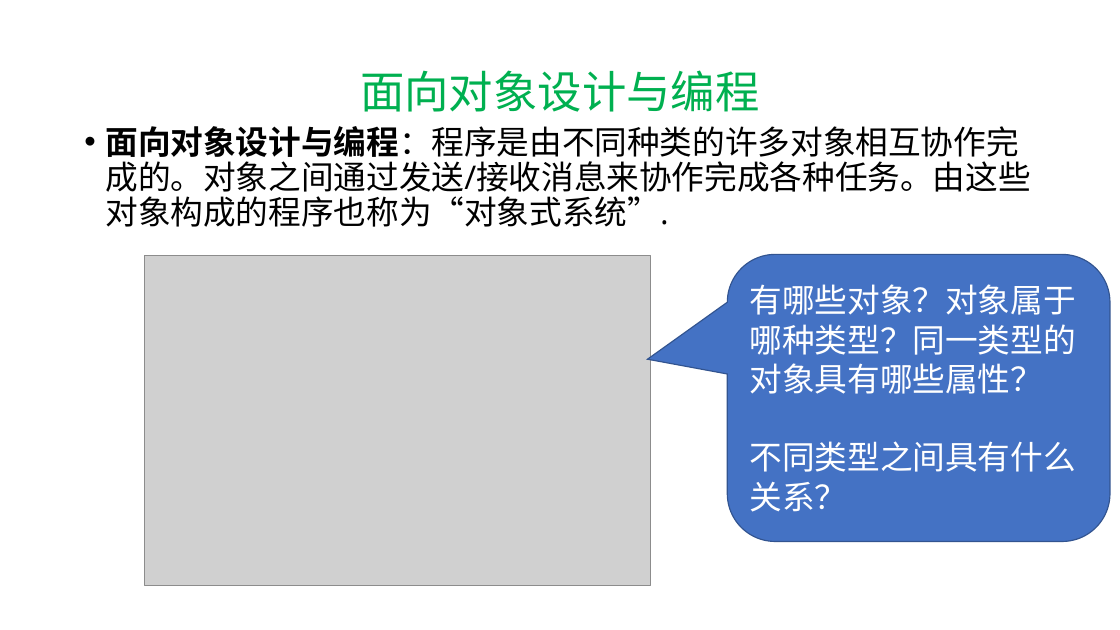
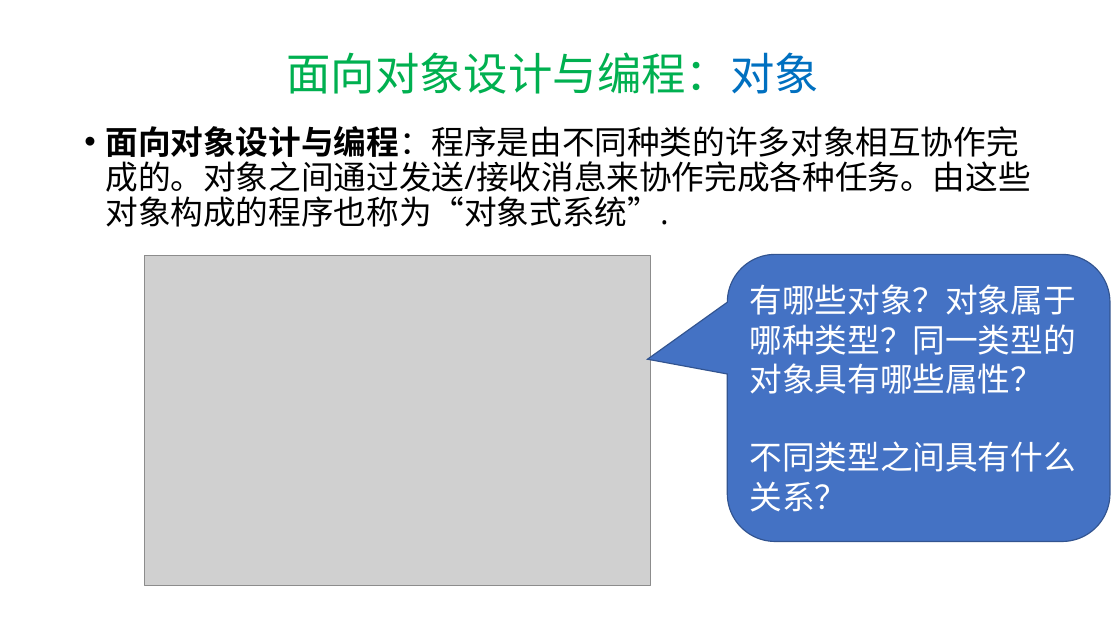
Before and after one commit to hwdong-net/cplusplus17, a slide deck: slide 6 of ppt/第7章 类和对象.pptx (slide 5 before the commit). Drawn at 1120x630 pixels with LibreOffice and Linux fonts; fonts in the diff are those of the drawing; grey boxes stand for pictures. Boxes give left, top, right and bottom in pixels: in the first picture for what was removed or moved away, otherwise in the second. Text is boxed around its words. In the diff, an @@ line names an element or a change of style, - is before the commit and + after.

```diff
--- a/ppt/第7章 类和对象.pptx
+++ b/ppt/第7章 类和对象.pptx
@@ title at bbox=[287, 52, 820, 94]: text changed @@
-面向对象设计与编程
+面向对象设计与编程：对象
```
Also in this commit, not shown: 4 slides added, 1 other file.
